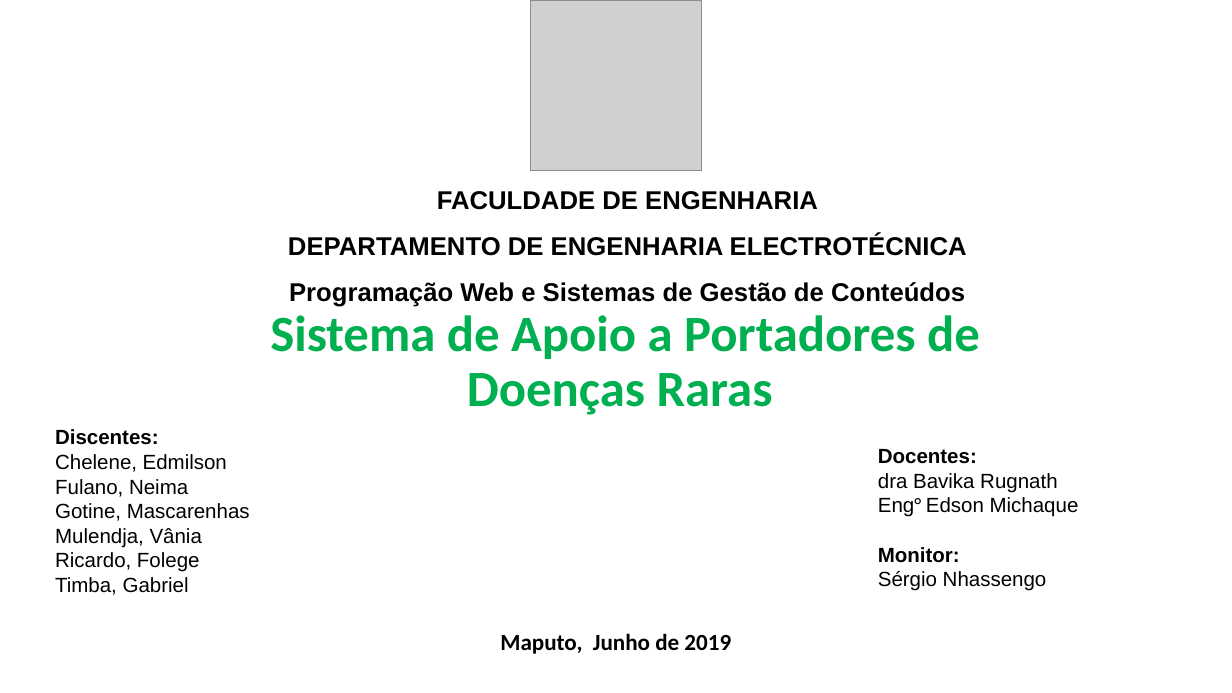
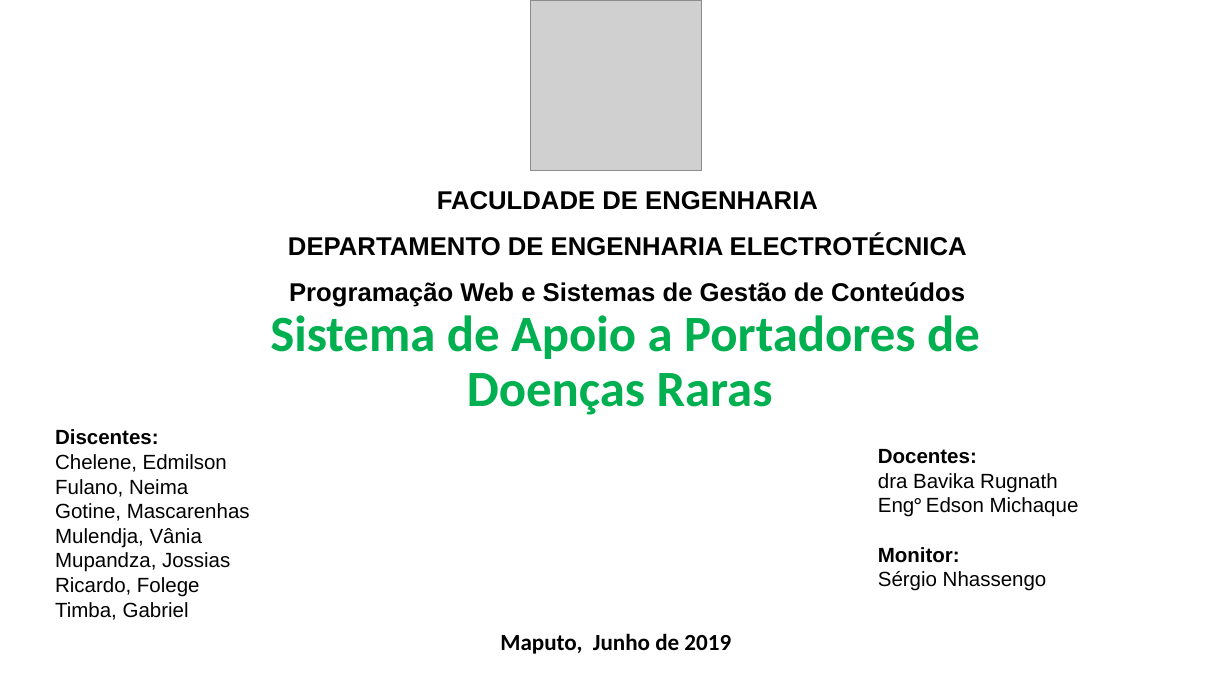
Before and after one commit to GabrielTimba/SAPDR, a slide deck: slide 1 of Apresentacao web.pptx. Drawn at 1232x693 pixels with LibreOffice and Linux fonts; fonts in the diff are those of the drawing; grey boxes stand for pictures. Boxes give left, top, right and bottom in pixels: in the first picture for what was removed or moved away, otherwise in the second. Text is boxed around its words. In the diff, an @@ line names an element or a change of style, - is before the commit and + after.

```diff
--- a/Apresentacao web.pptx
+++ b/Apresentacao web.pptx
@@ text at <box>55,552,230,572</box>: paragraph added @@
+Mupandza, Jossias
```
Also in this commit, not shown: 1 other slide changed, 1 other file.
